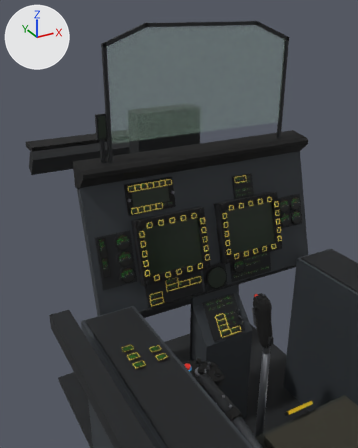
The glTF model assets/models/cockpit_ah64.glb: old version first, new version second.
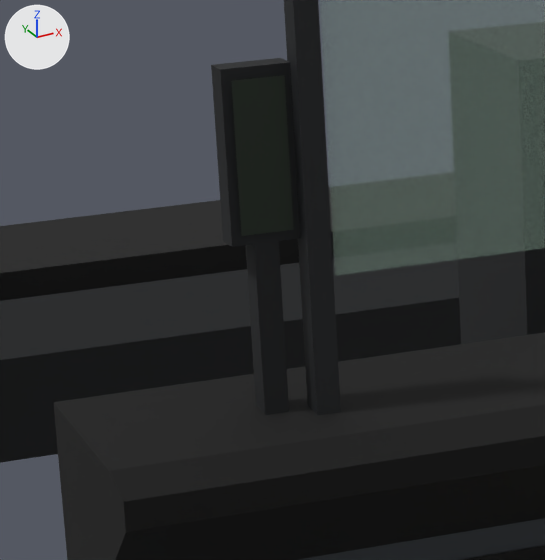
The first picture shows the older version from a camera (50 mm lens) standing at (-0.789, -0.628, 0.223) and looking at (-0.18, 0.481, -0.331). The close-ups show the older and then the newer version on the part from 18% to 39% of the width and 24% to 41% of the height of that picture. Only the edits that show in the close-ups are written down. The axes (+X, +Y, +Z) are drawn at upper left. The lights are the same throughout. Where no turn or scale is listed for an object, it has been applied to the vertices.

Objects in the first close-up: 'approach_70', 'black', 'black.077', 'dark.113', 'dark.114', 'dark.118', 'dark.119', 'frame', 'hud_glass_69', 'panel_grey' and 1 more.
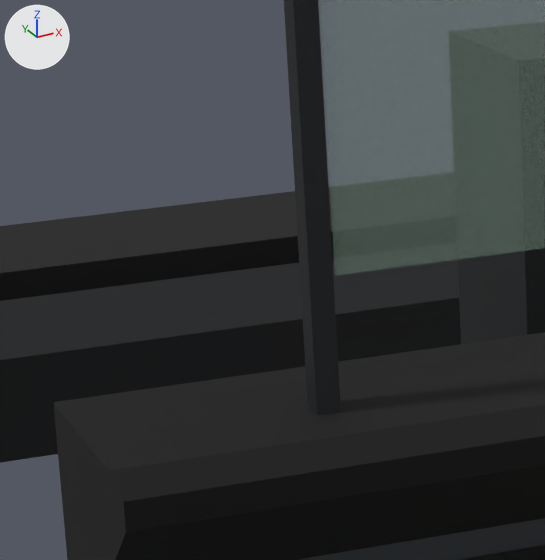
What the commit changed:
Object 'approach_70' (ob_approach_70) is deleted.
Object 'dark.113' (ob_dark_113) is deleted.
Object 'dark.114' (ob_dark_114) is deleted.

What differs and where, as boxes (x1, y1, x2, y2) in the close-ups (545 x 560 px):
'approach_70', deleted (black)
    before: (231, 75, 294, 236)
'dark.113', deleted (black)
    before: (211, 58, 300, 247)
'dark.114', deleted (black)
    before: (246, 241, 289, 415)
